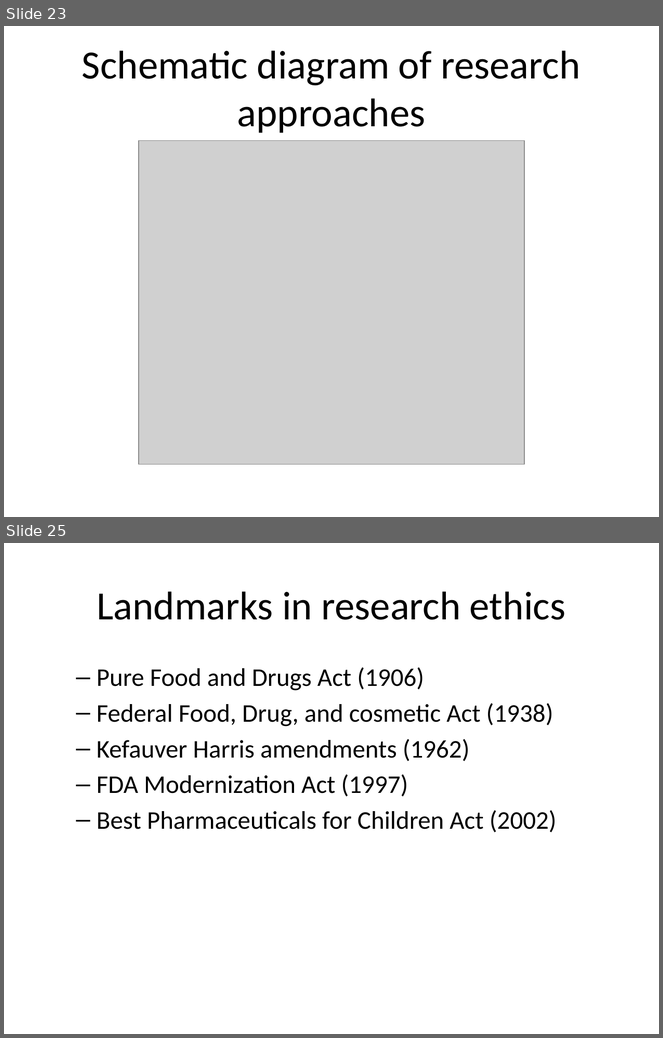
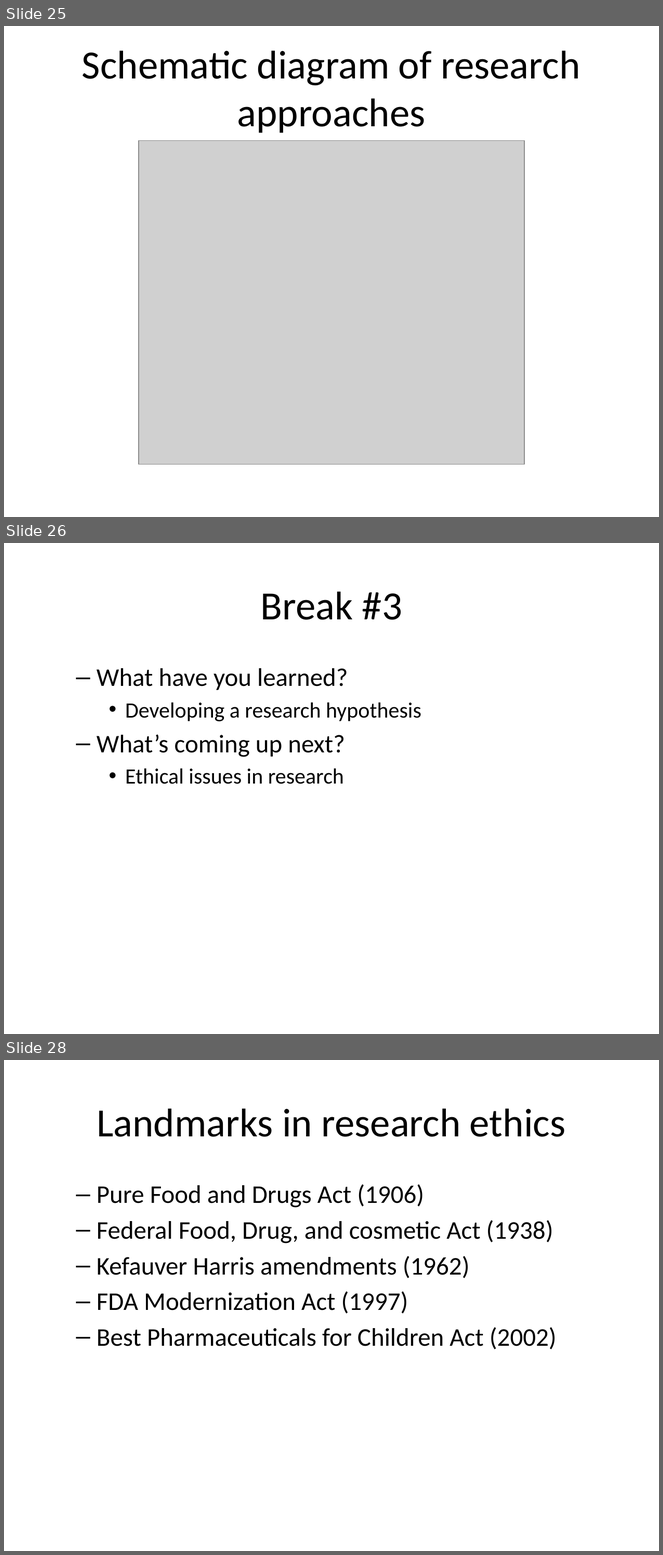
Before and after one commit to pmean/classes, a slide deck: clinical-research-methodology/results/video02-planning.pptx. Shown one above the other, each under a label of ours: slides 23 and 25 before the commit, slides 25, 26 and 28 after it; the slides between them are not shown. The pictures are 663x1038 and 663x1555 pixels, drawn with LibreOffice and Linux fonts; fonts in the diff are those of the drawing; grey boxes stand for pictures. Boxes give left, top, right and bottom in pixels: in the first picture for what was removed or moved away, otherwise in the second. Text is boxed around its words. In the diff, an @@ line names an element or a change of style, - is before the commit and + after.

```diff
--- a/clinical-research-methodology/results/video02-planning.pptx
+++ b/clinical-research-methodology/results/video02-planning.pptx
@@ slide 26 added at (x1=4, y1=543, x2=659, y2=1034), background #FFFFFF @@
@@ title added at (x1=261, y1=591, x2=402, y2=620), 44 pt, text #000000 @@
+Break #3
@@ text added at (x1=97, y1=668, x2=422, y2=784), 24 pt, text #000000 @@
+  – What have you learned?
+    • Developing a research hypothesis
+  – What’s coming up next?
+    • Ethical issues in research
@@ what was slide 23 is now slide 25 @@
@@ what was slide 25 is now slide 28 @@
```
Also in this commit, not shown: 1 slide changed, 2 other slides added, 4 other files.
